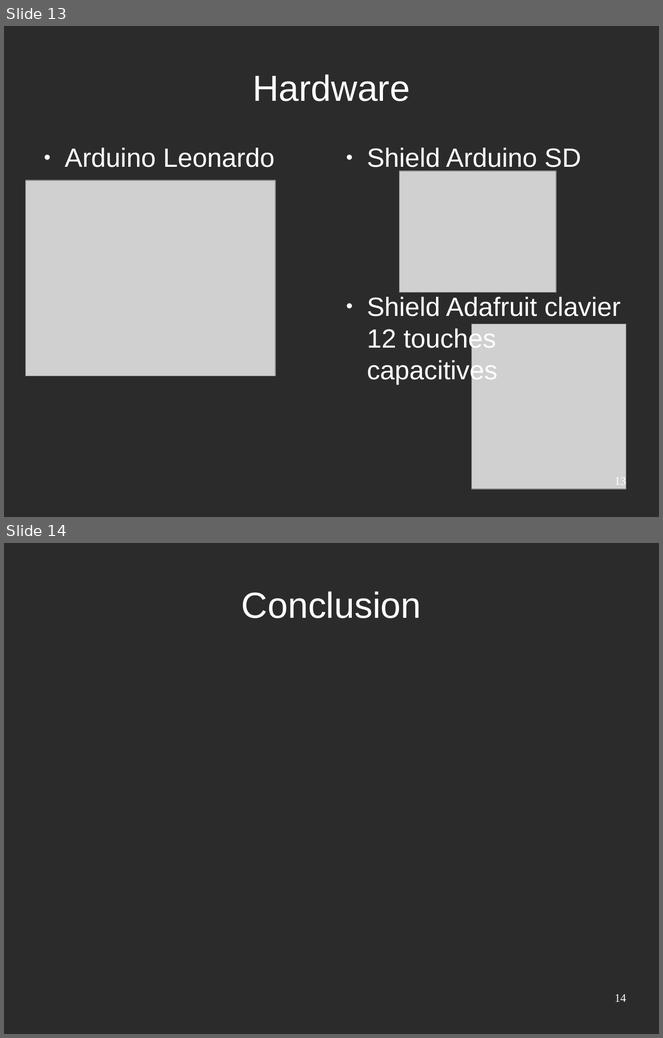
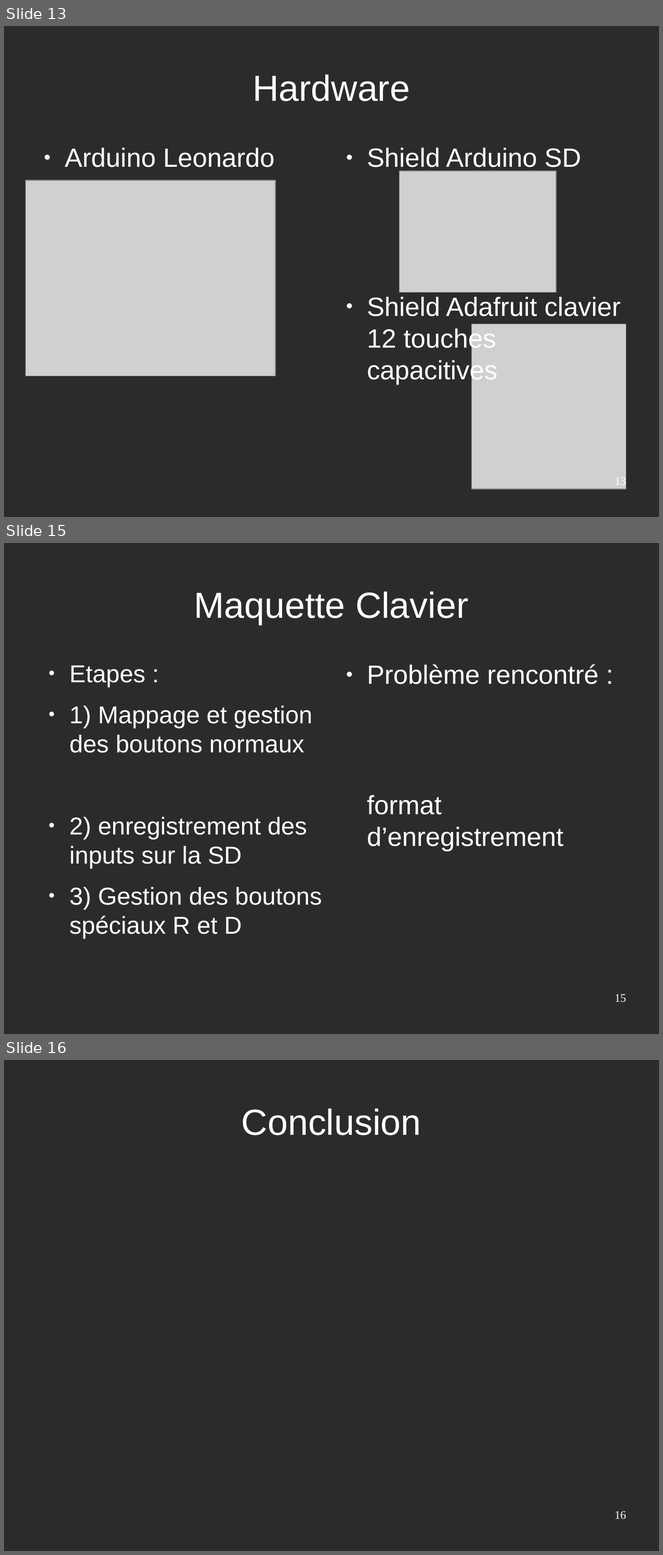
Before and after one commit to rguillomon/IMA3-4_Project, a slide deck: P12(périphUSB).odp. Shown one above the other, each under a label of ours: slides 13 and 14 before the commit, slides 13, 15 and 16 after it; the slides between them are not shown. The pictures are 663x1038 and 663x1555 pixels, drawn with LibreOffice and Linux fonts; fonts in the diff are those of the drawing; grey boxes stand for pictures; background and template pictures are left out; a plain dark background stands for a picture behind light text. Boxes give left, top, right and bottom in pixels: in the first picture for what was removed or moved away, otherwise in the second. Text is boxed around its words. In the diff, an @@ line names an element or a change of style, - is before the commit and + after.

```diff
--- a/P12(périphUSB).odp
+++ b/P12(périphUSB).odp
@@ slide 15 added at (4,543,659,1034), background picture (left out) @@
@@ title added at (194,591,468,625), 44 pt, text #FFFFFF @@
+Maquette Clavier
@@ text added at (70,665,322,939), 29.6 pt, text #FFFFFF @@
+● Etapes :
+● 1) Mappage et gestion des boutons normaux
+● 2) enregistrement des inputs sur la SD
+● 3) Gestion des boutons spéciaux R et D
@@ text added at (367,664,599,851), 32 pt, text #FFFFFF @@
+● Problème rencontré :
+format d’enregistrement
@@ page number added at (615,994,626,1003), 14 pt, text #FFFFFF @@
+15
@@ what was slide 14 is now slide 16 @@
@@ page number at (615,1511,626,1520): text changed @@
-14
+16
```
Also in this commit, not shown: 1 other slide added, 1 other file.
